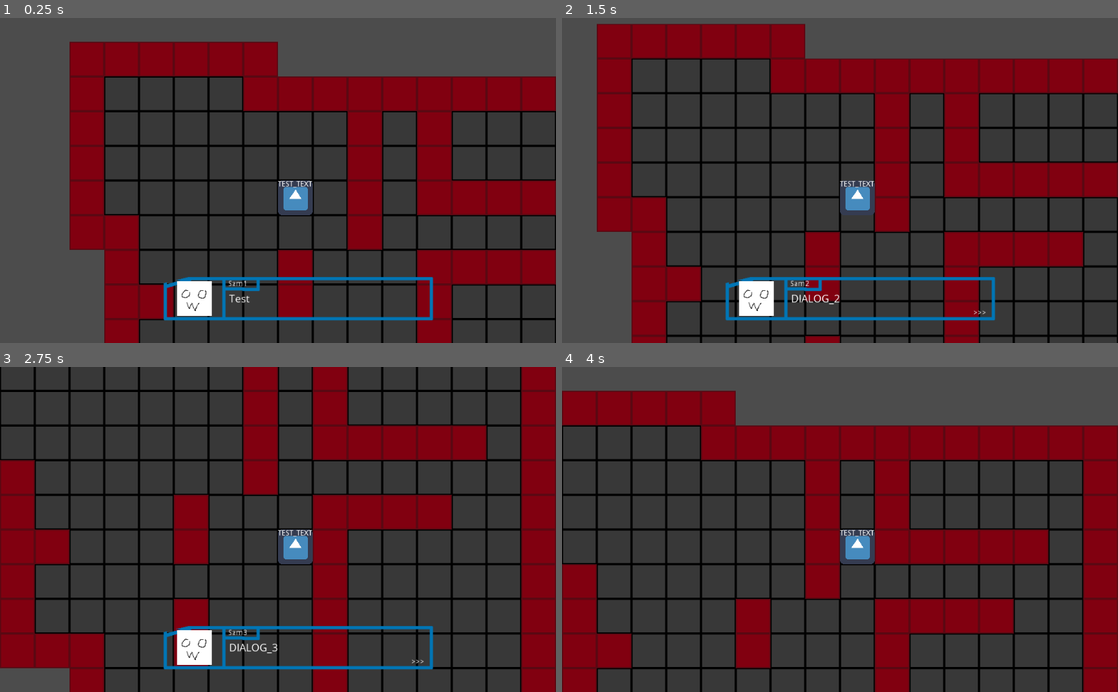
Above: before the commit, frames 1-4 (two rows, left to right).
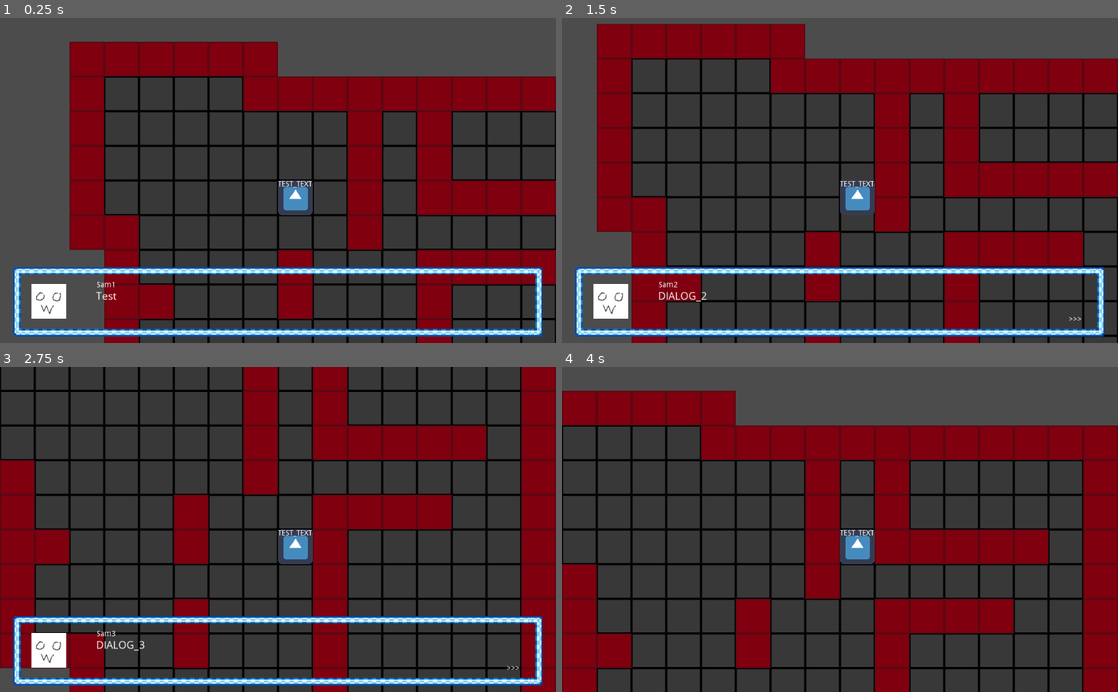
Above: after the commit, the same moments.

Repository: EcarusRW/replicate_game
Game: Godot game, scene res://map/TestMap.tscn
Same seed, same stepped clock (60 frames per second), same inputs: the game is played once before the commit and once after it. The project has no main scene, so this scene is started directly. The engine's default icon, where the game draws it, is replaced by a stand-in: a white triangle on a blue panel in a dark square.
Inputs:
- Up to frame 1 (0.25 s): no input
- Up to frame 2 (1.5 s): tap Enter (ui_accept) at 0.5, 0.77 s; hold Right (ui_right) 0.53-1.28 s; hold Down (ui_down) from 1.28 s (still down)
- Up to frame 3 (2.75 s): tap Enter (ui_accept) at 1.52 s; release Down (ui_down) at 2.03 s; hold Right (ui_right) from 2.03 s (still down)
- Up to frame 4 (4 s): release Right (ui_right) at 2.78 s; hold Up (ui_up) 2.78-3.53 s; tap Enter (ui_accept) at 3.02, 3.77 s; hold Left (ui_left) from 3.53 s (still down)

The runs differ from the first frame. In frame 1, 7.9% of the frame differs, in the area x 2-98%, y 76-99%; in frame 2, 8.0%; in frame 3, 8.1%; in frame 4, nothing differs.

Commit message:
Set dialog frame, cleanup, debug tilemap cells

Diff:
--- /dev/null
+++ b/core/NinePatch.tscn
@@ -0,0 +1,20 @@
+[gd_scene load_steps=2 format=2]
+
+[ext_resource path="res://core/img/9patch.png" type="Texture" id=1]
+
+[node name="NinePatch" type="NinePatchRect"]
+anchor_top = 0.5
+anchor_bottom = 0.5
+margin_left = 64.0
+margin_top = -254.0
+margin_right = 512.0
+margin_bottom = 254.0
+rect_pivot_offset = Vector2( 33.6091, 36.0004 )
+texture = ExtResource( 1 )
+region_rect = Rect2( 67.4816, 27.9549, 305.458, 192.465 )
+patch_margin_left = 30
+patch_margin_top = 34
+patch_margin_right = 36
+patch_margin_bottom = 32
+axis_stretch_horizontal = 1
+axis_stretch_vertical = 1
--- a/map/TestMap.gd
+++ b/map/TestMap.gd
@@ -14,9 +14,9 @@
 
 func hitting_wall(player,direction):
 	var target_cell=world_to_map(player.position)+direction
-	var obstacle=get_cellv(target_cell)
-	#print(obstacle," ",target_cell)
-	if obstacle == 1:
+	var next_cell=get_cellv(target_cell)
+	print(self.tile_set.tile_get_name(next_cell)," ",target_cell)
+	if next_cell == 1:
 		return true
 	else:
 		return false
--- a/tilesets/NinePatch.tscn
+++ /dev/null
@@ -1,16 +0,0 @@
-[gd_scene load_steps=2 format=2]
-
-[ext_resource path="res://tilesets/9patch.png" type="Texture" id=1]
-
-[node name="NinePatch" type="NinePatchRect"]
-margin_right = 289.0
-margin_bottom = 180.0
-rect_pivot_offset = Vector2( 230, 160 )
-texture = ExtResource( 1 )
-region_rect = Rect2( 66.3881, 22.9015, 310.512, 200.476 )
-patch_margin_left = 24
-patch_margin_top = 28
-patch_margin_right = 31
-patch_margin_bottom = 25
-axis_stretch_horizontal = 2
-axis_stretch_vertical = 1
--- a/util/Dialog.tscn
+++ b/util/Dialog.tscn
@@ -1,7 +1,7 @@
 [gd_scene load_steps=5 format=2]
 
 [ext_resource path="res://util/Dialog.gd" type="Script" id=1]
-[ext_resource path="res://tilesets/TextBox.png" type="Texture" id=2]
+[ext_resource path="res://core/NinePatch.tscn" type="PackedScene" id=2]
 [ext_resource path="res://tilesets/owo.png" type="Texture" id=3]
 [ext_resource path="res://fonts/MainFont.tres" type="DynamicFont" id=4]
 
@@ -14,39 +14,45 @@
 
 [node name="SlideDown" type="Tween" parent="."]
 
-[node name="Panel" type="Sprite" parent="."]
-position = Vector2( 548.429, 515.19 )
-texture = ExtResource( 2 )
-region_rect = Rect2( 673, 5, 0, 0 )
+[node name="SlowText" type="Timer" parent="."]
+wait_time = 0.06
+
+[node name="Panel" parent="." instance=ExtResource( 2 )]
+anchor_left = 0.5
+anchor_top = 1.0
+anchor_right = 0.5
+anchor_bottom = 1.0
+margin_left = -488.0
+margin_top = -140.0
+margin_right = 488.0
+margin_bottom = -12.0
+rect_pivot_offset = Vector2( 501.071, 73 )
 
 [node name="TalkSprite" type="Sprite" parent="Panel"]
-position = Vector2( -190.707, 2.72076 )
+position = Vector2( 65.822, 62.6608 )
 texture = ExtResource( 3 )
 
 [node name="Name" type="Label" parent="Panel"]
-margin_left = -128.297
-margin_top = -31.2484
-margin_right = 20.7025
-margin_bottom = -14.2484
+margin_left = 153.882
+margin_top = 26.0416
+margin_right = 302.882
+margin_bottom = 43.0416
 text = "name"
 
 [node name="Dialog" type="Label" parent="Panel"]
-margin_left = -126.0
-margin_top = -11.0
-margin_right = 431.0
-margin_bottom = 67.0
+margin_left = 152.85
+margin_top = 39.05
+margin_right = 944.85
+margin_bottom = 104.05
 custom_fonts/font = ExtResource( 4 )
 text = "DIALOG_1"
 autowrap = true
 
 [node name="Next_arrow" type="Label" parent="Panel"]
 visible = false
-margin_left = 209.318
-margin_top = 22.1832
-margin_right = 249.318
-margin_bottom = 36.1832
+margin_left = 908.547
+margin_top = 88.7732
+margin_right = 948.547
+margin_bottom = 102.773
 text = ">>>"
-
-[node name="SlowText" type="Timer" parent="."]
-wait_time = 0.06
 [connection signal="timeout" from="SlowText" to="." method="sentence_builder"]
Renamed: tilesets/9patch.png -> core/img/9patch.png
Not shown, changed: core/img/9patch.png.import
Binary file changed: locale/text.en.translation
Binary file changed: locale/text.es.translation
Binary file removed: tilesets/TextBox.png
Not shown, removed: tilesets/TextBox.png.import
